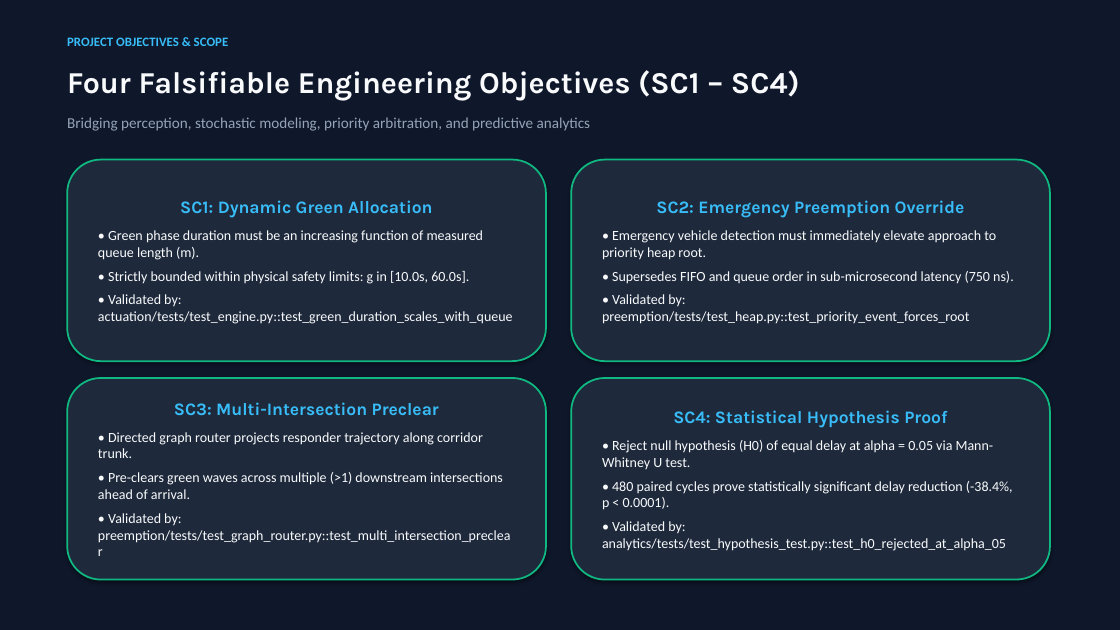
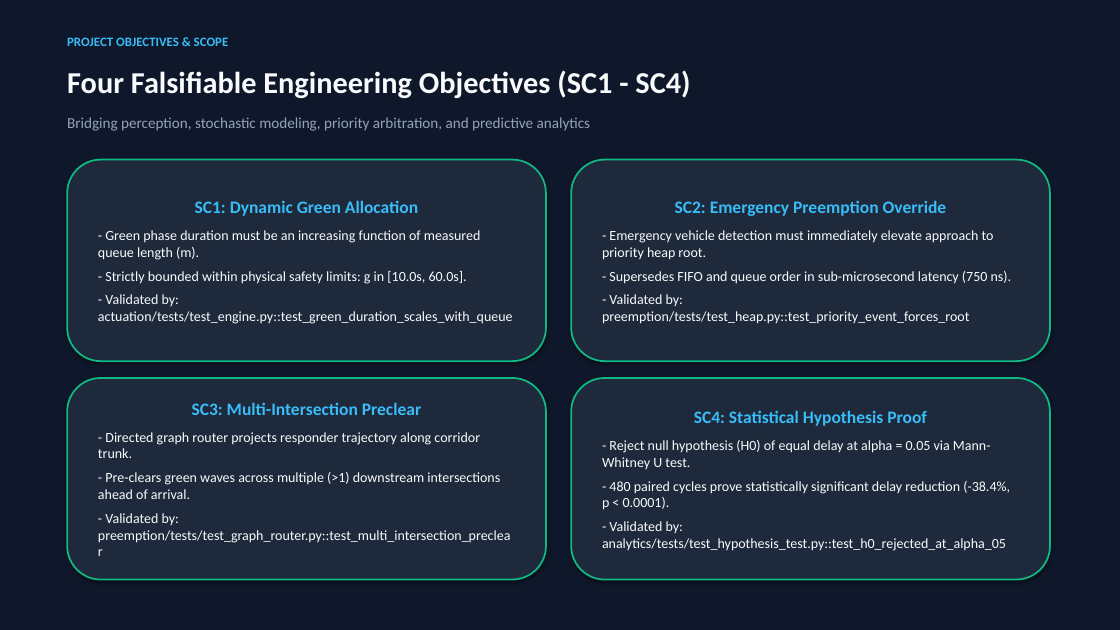
Before and after one commit to Devvaibhavpk/Kinetica, a slide deck: slide 3 of report/Kinetica_Project_Review_Presentation.pptx. Drawn at 1120x630 pixels with LibreOffice and Linux fonts; fonts in the diff are those of the drawing. Boxes give left, top, right and bottom in pixels: in the first picture for what was removed or moved away, otherwise in the second. Text is boxed around its words. In the diff, an @@ line names an element or a change of style, - is before the commit and + after.

```diff
--- a/report/Kinetica_Project_Review_Presentation.pptx
+++ b/report/Kinetica_Project_Review_Presentation.pptx
@@ text at [67, 70, 690, 98]: text changed; font Karla to Calibri @@
-Four Falsifiable Engineering Objectives (SC1 – SC4)
+Four Falsifiable Engineering Objectives (SC1 - SC4)
@@ text in rounded rectangle at [195, 200, 418, 216]: font Karla to Calibri in "SC1: Dynamic Green Allocation" @@
@@ text in rounded rectangle at [675, 200, 947, 216]: font Karla to Calibri in "SC2: Emergency Preemption Override" @@
@@ text in rounded rectangle at [98, 230, 513, 324]: text changed @@
-• Green phase duration must be an increasing function of measured queue length (m).
-• Strictly bounded within physical safety limits: g in [10.0s, 60.0s].
-• Validated by: actuation/tests/test_engine.py::test_green_duration_scales_with_queue
+- Green phase duration must be an increasing function of measured queue length (m).
+- Strictly bounded within physical safety limits: g in [10.0s, 60.0s].
+- Validated by: actuation/tests/test_engine.py::test_green_duration_scales_with_queue
@@ text in rounded rectangle at [602, 230, 1012, 324]: text changed @@
-• Emergency vehicle detection must immediately elevate approach to priority heap root.
-• Supersedes FIFO and queue order in sub-microsecond latency (750 ns).
-• Validated by: preemption/tests/test_heap.py::test_priority_event_forces_root
+- Emergency vehicle detection must immediately elevate approach to priority heap root.
+- Supersedes FIFO and queue order in sub-microsecond latency (750 ns).
+- Validated by: preemption/tests/test_heap.py::test_priority_event_forces_root
@@ text in rounded rectangle at [192, 402, 421, 415]: font Karla to Calibri in "SC3: Multi-Intersection Preclear" @@
@@ text in rounded rectangle at [694, 410, 927, 426]: font Karla to Calibri in "SC4: Statistical Hypothesis Proof" @@
@@ text in rounded rectangle at [98, 432, 510, 543]: text changed @@
-• Directed graph router projects responder trajectory along corridor trunk.
-• Pre-clears green waves across multiple (>1) downstream intersections ahead of arrival.
-• Validated by: preemption/tests/test_graph_router.py::test_multi_intersection_preclear
+- Directed graph router projects responder trajectory along corridor trunk.
+- Pre-clears green waves across multiple (>1) downstream intersections ahead of arrival.
+- Validated by: preemption/tests/test_graph_router.py::test_multi_intersection_preclear
@@ text in rounded rectangle at [602, 440, 1010, 551]: text changed @@
-• Reject null hypothesis (H0) of equal delay at alpha = 0.05 via Mann-Whitney U test.
-• 480 paired cycles prove statistically significant delay reduction (-38.4%, p < 0.0001).
-• Validated by: analytics/tests/test_hypothesis_test.py::test_h0_rejected_at_alpha_05
+- Reject null hypothesis (H0) of equal delay at alpha = 0.05 via Mann-Whitney U test.
+- 480 paired cycles prove statistically significant delay reduction (-38.4%, p < 0.0001).
+- Validated by: analytics/tests/test_hypothesis_test.py::test_h0_rejected_at_alpha_05
```
Also in this commit, not shown: 14 other slides changed, 42 other files.
